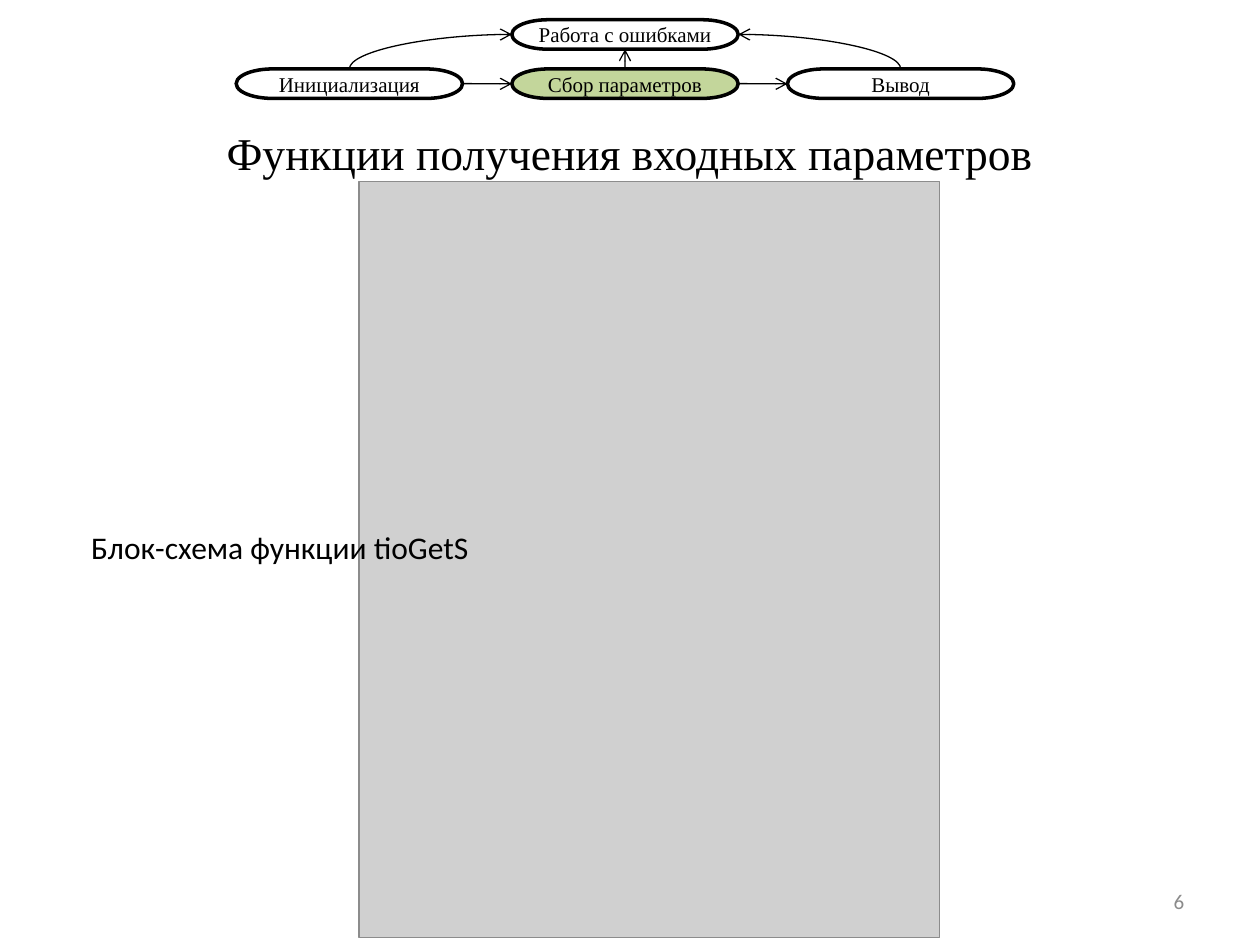
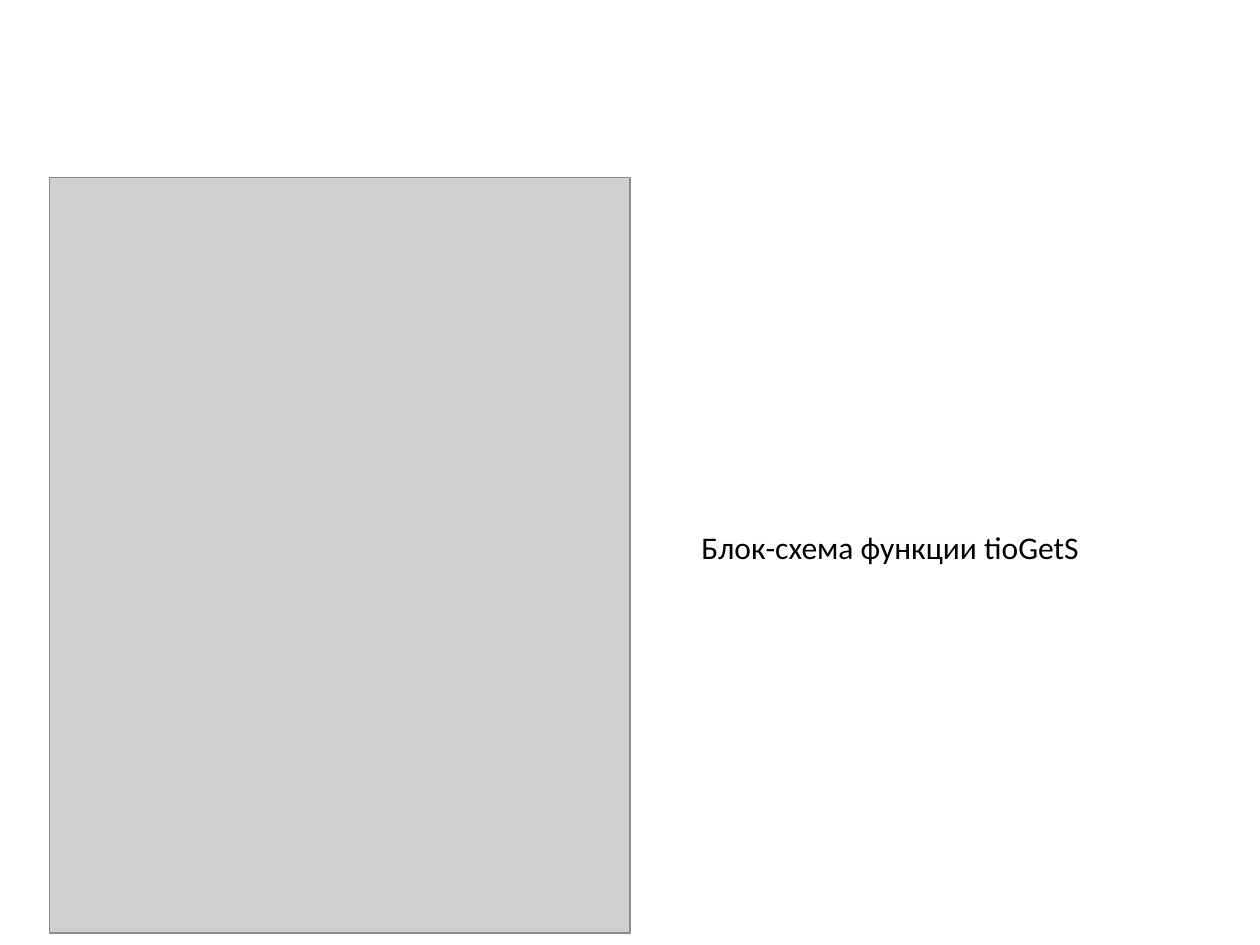
Before and after one commit to nwcfang/diplom_report, a slide deck: slide 6 of presentation/presentation-shtamp.pptx. Drawn at 1260x945 pixels with LibreOffice and Linux fonts; fonts in the diff are those of the drawing; grey boxes stand for pictures. Boxes give left, top, right and bottom in pixels: in the first picture for what was removed or moved away, otherwise in the second. Text is boxed around its words. In the diff, an @@ line names an element or a change of style, - is before the commit and + after.

```diff
--- a/presentation/presentation-shtamp.pptx
+++ b/presentation/presentation-shtamp.pptx
@@ pill shape removed at (x1=512, y1=20, x2=738, y2=49) @@
-Работа с ошибками
@@ curved arrow removed from (349, 69) to (512, 34) @@
@@ curved arrow removed from (625, 69) to (625, 49) @@
@@ curved arrow removed from (901, 69) to (738, 34) @@
@@ pill shape removed at (x1=236, y1=69, x2=462, y2=98) @@
-Инициализация
@@ curved arrow removed from (462, 83) to (512, 84) @@
@@ pill shape removed at (x1=512, y1=69, x2=738, y2=98) @@
-Cбор параметров
@@ curved arrow removed from (738, 83) to (788, 84) @@
@@ pill shape removed at (x1=788, y1=69, x2=1014, y2=98) @@
-Вывод
@@ title removed at (x1=227, y1=140, x2=1032, y2=179) @@
-Функции получения входных параметров
@@ picture moved from (x1=359, y1=181, x2=940, y2=937) to (x1=49, y1=178, x2=630, y2=934) @@
@@ text "Блок-схема функции tioGetS" rewrapped from (x1=91, y1=532, x2=468, y2=566) to (x1=701, y1=537, x2=1078, y2=565) @@
@@ page number removed at (x1=1174, y1=895, x2=1185, y2=909) @@
-6
```
Also in this commit, not shown: 13 other slides changed, 1 other file.
